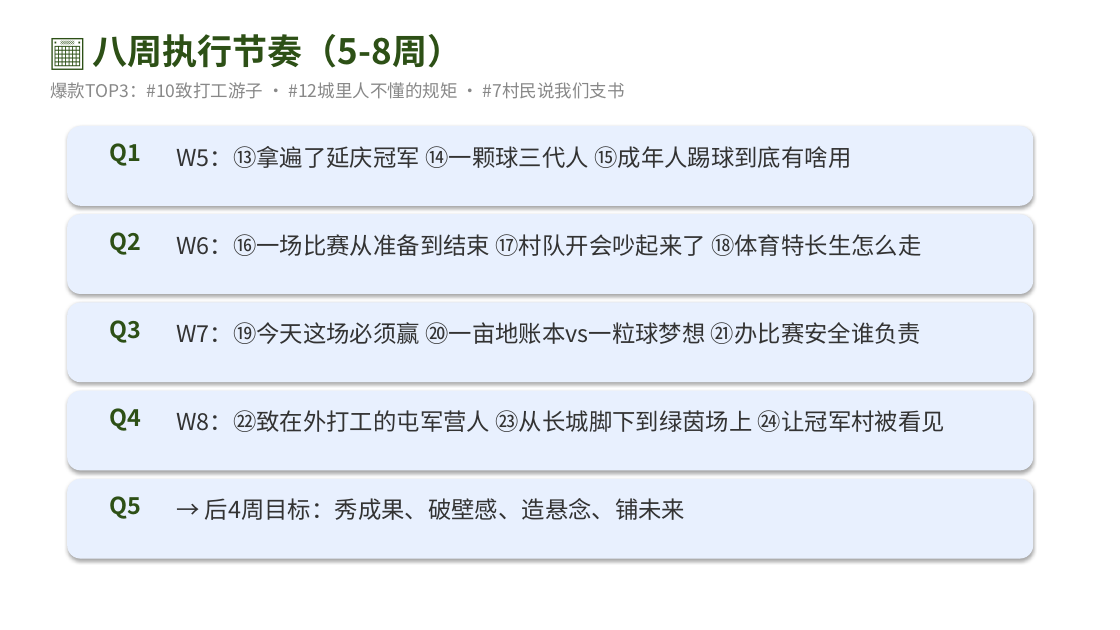
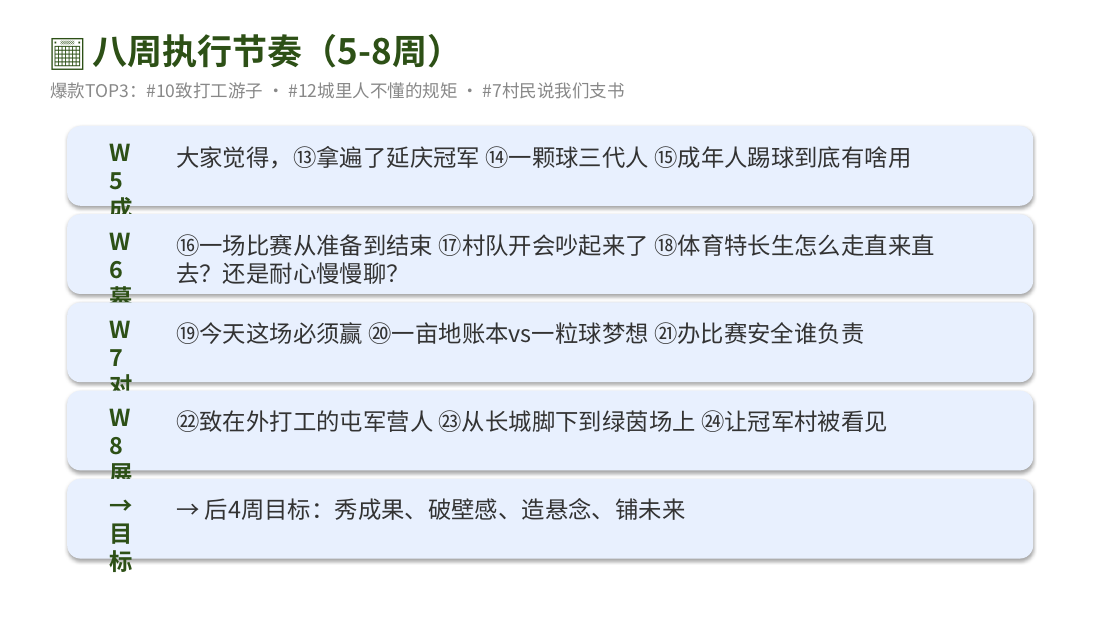
Before and after one commit to 975801846-star/workspace-outputs, a slide deck: slide 15 of tunjunying/plan_v2.pptx. Drawn at 1120x630 pixels with LibreOffice and Linux fonts; fonts in the diff are those of the drawing. Boxes give left, top, right and bottom in pixels: in the first picture for what was removed or moved away, otherwise in the second. Text is boxed around its words. In the diff, an @@ line names an element or a change of style, - is before the commit and + after.

```diff
--- a/tunjunying/plan_v2.pptx
+++ b/tunjunying/plan_v2.pptx
@@ text at <box>176,146,911,168</box>: text changed @@
-W5：⑬拿遍了延庆冠军 ⑭一颗球三代人 ⑮成年人踢球到底有啥用
+大家觉得，⑬拿遍了延庆冠军 ⑭一颗球三代人 ⑮成年人踢球到底有啥用
@@ text at <box>109,197,132,250</box>: text changed @@
-Q1
+W5
+成果
@@ text at <box>176,234,649,284</box>: text changed @@
-W6：⑯一场比赛从准备到结束 ⑰村队开会吵起来了 ⑱体育特长生怎么走
+⑯一场比赛从准备到结束 ⑰村队开会吵起来了 ⑱体育特长生怎么走直来直去？还是耐心慢慢聊？
@@ text at <box>109,286,132,338</box>: text changed @@
-Q2
+W6
+幕后
@@ text at <box>176,322,864,344</box>: text changed @@
-W7：⑲今天这场必须赢 ⑳一亩地账本vs一粒球梦想 ㉑办比赛安全谁负责
+⑲今天这场必须赢 ⑳一亩地账本vs一粒球梦想 ㉑办比赛安全谁负责
@@ text at <box>109,374,132,426</box>: text changed @@
-Q3
+W7
+对抗
@@ text at <box>176,410,888,432</box>: text changed @@
-W8：㉒致在外打工的屯军营人 ㉓从长城脚下到绿茵场上 ㉔让冠军村被看见
+㉒致在外打工的屯军营人 ㉓从长城脚下到绿茵场上 ㉔让冠军村被看见
@@ text at <box>109,463,132,511</box>: text changed @@
-Q4
+W8
+展望
@@ text at <box>109,523,132,572</box>: text changed @@
-Q5
+→ 目标
```
Also in this commit, not shown: 19 other slides changed, 2 slides added.
